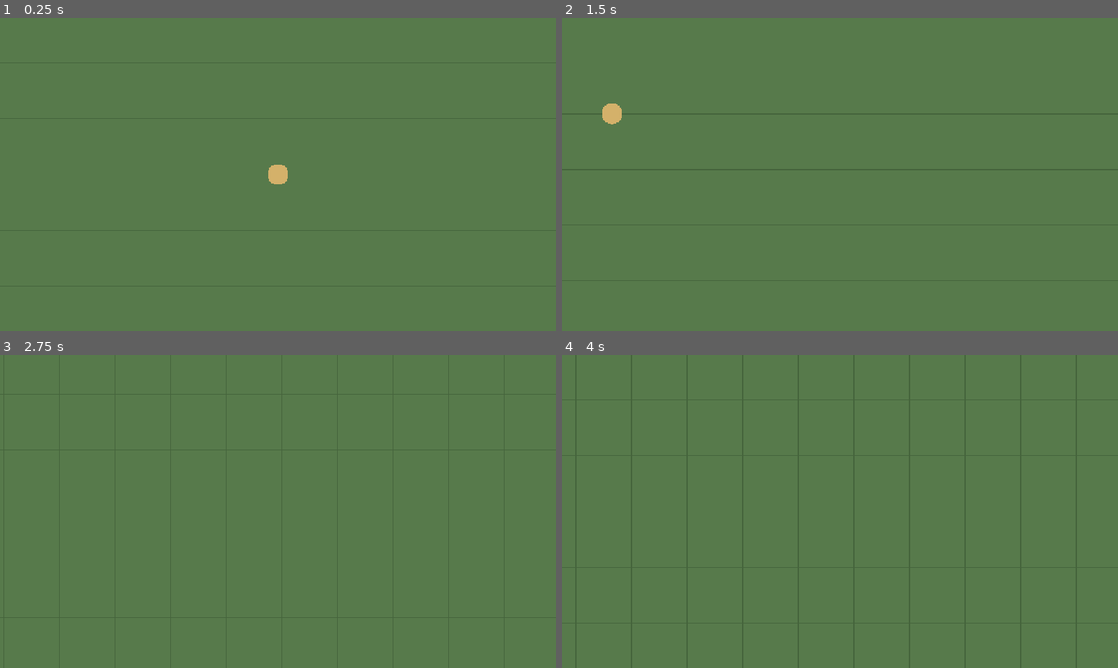
Above: before the commit, frames 1-4 (two rows, left to right).
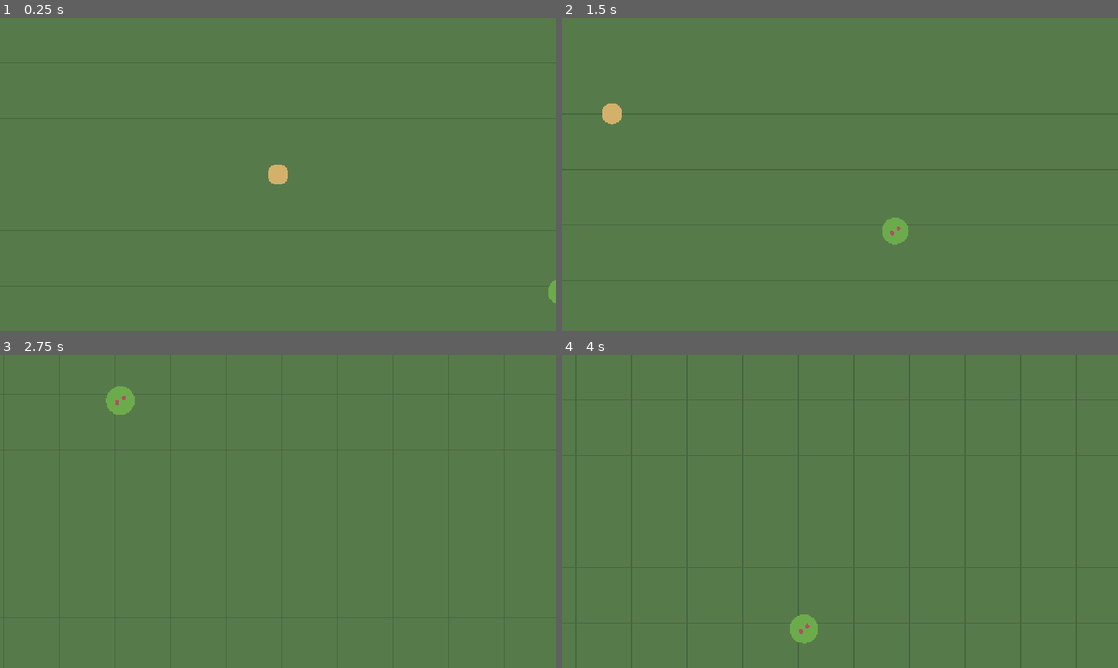
Above: after the commit, the same moments.

Repository: antoniobadalamenti5-dev/GodGame
Game: Godot game, scene res://scenes/game.tscn
Same seed, same stepped clock (60 frames per second), same inputs: the game is played once before the commit and once after it. The project has no main scene, so this scene is started directly.
Inputs:
- Up to frame 1 (0.25 s): no input
- Up to frame 2 (1.5 s): tap Enter at 0.5 s; hold Right (ui_right) 0.53-1.28 s; hold Down (ui_down) from 1.28 s (still down)
- Up to frame 3 (2.75 s): release Down (ui_down) at 2.03 s; hold Right (ui_right) from 2.03 s (still down)
- Up to frame 4 (4 s): release Right (ui_right) at 2.78 s; hold Up (ui_up) 2.78-3.53 s; hold Left (ui_left) from 3.53 s (still down)

The runs differ from the first frame. In frame 1, less than 0.1% of the frame differs, in the area x 98-100%, y 83-92%; in frame 2, 0.3%; in frame 3, 0.4%, in the area x 19-25%, y 10-20%; in frame 4, 0.4%.

Commit message:
BerryBush

Diff:
--- a/scenes/game.tscn
+++ b/scenes/game.tscn
@@ -4,6 +4,7 @@
 [ext_resource type="Script" uid="uid://bekp2evxffs1s" path="res://scripts/systems/time_system.gd" id="2_yqjtg"]
 [ext_resource type="Script" uid="uid://bgadpgulpyhwk" path="res://scripts/world.gd" id="3_lnu2h"]
 [ext_resource type="Script" uid="uid://dmx1lwi7jjpre" path="res://scripts/resources/water_source.gd" id="4_lbhrr"]
+[ext_resource type="Script" uid="uid://co1eay41yjw3b" path="res://scripts/resources/berry_bush.gd" id="5_iywne"]
 
 [node name="Game" type="Node2D" unique_id=21683081]
 script = ExtResource("1_uwrxv")
@@ -21,3 +22,7 @@
 [node name="WaterSource" type="Node2D" parent="World/Resources" unique_id=1938078989]
 position = Vector2(1400, 800)
 script = ExtResource("4_lbhrr")
+
+[node name="BerryBush" type="Node2D" parent="World/Resources" unique_id=1336457543]
+position = Vector2(2700, 1550)
+script = ExtResource("5_iywne")
--- /dev/null
+++ b/scripts/resources/berry_bush.gd
@@ -0,0 +1,30 @@
+extends Node2D
+
+@export var max_amount := 60.0
+@export var current_amount := 25.0
+@export var regeneration_per_day := 5.0
+
+
+func _ready() -> void:
+	queue_redraw()
+
+
+func take_food(requested_amount: float) -> float:
+	var taken_amount: float = minf(requested_amount, current_amount)
+	current_amount -= taken_amount
+	queue_redraw()
+	return taken_amount
+
+
+func advance_day() -> void:
+	current_amount = minf(current_amount + regeneration_per_day, max_amount)
+	queue_redraw()
+	print("Bacche disponibili: ", current_amount)
+
+
+func _draw() -> void:
+	var fullness: float = current_amount / max_amount
+	var radius: float = 18.0 + 30.0 * fullness
+	draw_circle(Vector2.ZERO, radius, Color("#6cab4b"))
+	draw_circle(Vector2(8, -6), 5.0, Color("#b24d62"))
+	draw_circle(Vector2(-7, 5), 5.0, Color("#b24d62"))
Not shown, added: scripts/resources/berry_bush.gd.uid
